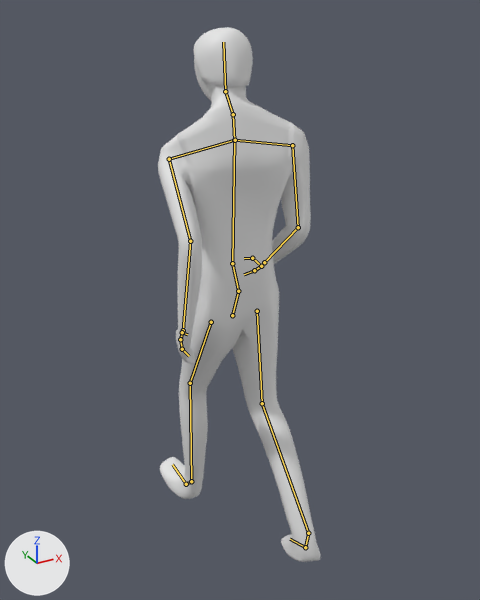
The Blender file RIG1PLAY(blend)/RIG1PLAY(walking).blend as it was, and as the next commit left it.
The view is the same before and after, from a camera (50 mm lens) standing at (-8.79, -16.1, 8.95) and looking at (0.48, 0.75, 0.53). Arrows for +X, +Y and +Z are at lower left; the lights stay in place. Both versions are drawn at frame 0 of the action 'ArmatureAction.001'; the numbers are the values there. The bones that bend it are drawn over the model as lines.
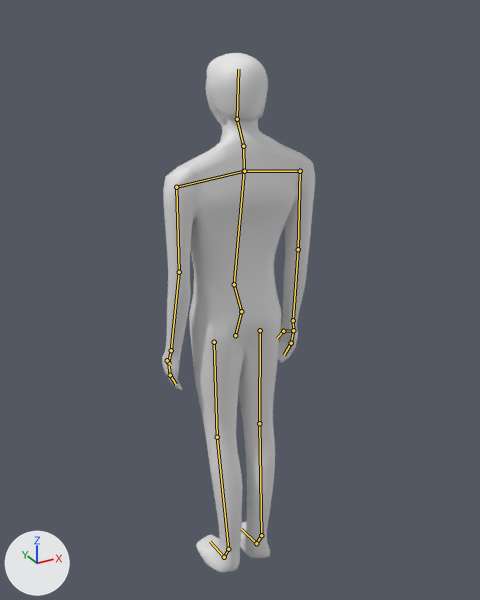
Location of each change, [x1, y1, x2, y2] in pixels of the pictures (480 x 600 px):
'Icosphere.001', posed (6% narrower): before [158, 27, 321, 562]; after [162, 53, 315, 573]
bone 'Hip', root to tip: before (232, 315) to (238, 291); after (235, 335) to (241, 311)
bone 'Spine', root to tip: before (238, 291) to (232, 263); after (241, 311) to (234, 284)
bone 'Chest', root to tip: before (232, 263) to (234, 140); after (234, 284) to (244, 171)
bone 'Shoulder L', root to tip: before (234, 140) to (169, 159); after (244, 171) to (176, 187)
bone 'Neck', root to tip: before (233, 114) to (225, 91); after (243, 146) to (237, 119)

The edits, one by one:
Bone 'Hip' (bone_hip) moves from (0.39, 0.48, 0.0) to (0.0, 0.0, 0.0).
Bone 'Spine' (bone_spine) turns from (-4, 2, 15) to (0, 0, 0) degrees about its own x, y and z.
Bone 'Chest' (bone_chest) turns from (5, -5, -25) to (0, 0, 0) degrees about its own x, y and z.
Bone 'Shoulder L' (bone_shoulder_l) turns from (-5, 0, 1) to (0, 0, 0) degrees about its own x, y and z.
Bone 'Neck' (bone_neck) turns from (1, 0, -4) to (0, 0, 0) degrees about its own x, y and z.
Bone 'Arm IK L' (bone_arm_ik_l) moves from (-1.11, -1.3, 0.34) to (0.0, 0.0, 0.0).
Bone 'Arm IK L' (bone_arm_ik_l) turns from (-8, 8, -23) to (0, 0, 0) degrees about its own x, y and z.
Bone 'Leg IK L' (bone_leg_ik_l) moves from (-2.85, 0.33, -0.29) to (0.0, 0.0, 0.0).
Bone 'Leg IK L' (bone_leg_ik_l) turns from (-1, -5, 20) to (0, 0, 0) degrees about its own x, y and z.
Bone 'Elbow IK L' (bone_elbow_ik_l) moves from (-0.22, 0.09, 0.89) to (0.0, 0.0, 0.0).
Bone 'Knee IK L' (bone_knee_ik_l) moves from (0.0, 0.0, 0.55) to (0.0, 0.0, 0.0).
Bone 'Arm IK R' (bone_arm_ik_r) moves from (-1.72, -1.35, 0.12) to (0.0, 0.0, 0.0).
Bone 'Arm IK R' (bone_arm_ik_r) turns from (4, 7, 46) to (0, 0, 0) degrees about its own x, y and z.
Bone 'Leg IK R' (bone_leg_ik_r) moves from (-1.15, -2.26, -0.5) to (0.0, 0.0, 0.0).
Bone 'Leg IK R' (bone_leg_ik_r) turns from (1, 4, 16) to (0, 0, 0) degrees about its own x, y and z.
Bone 'Elbow IK R' (bone_elbow_ik_r) moves from (0.17, 0.04, 0.78) to (0.0, 0.0, 0.0).
Bone 'Knee IK R' (bone_knee_ik_r) moves from (0.0, 0.0, 1.09) to (0.0, 0.0, 0.0).
